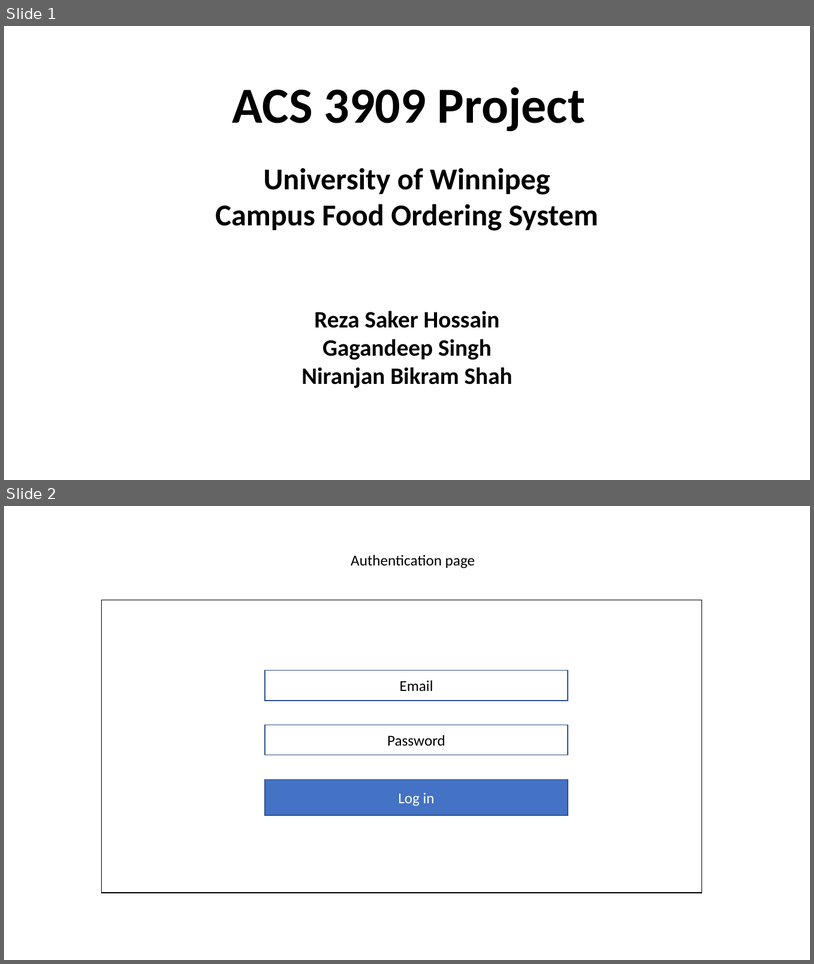
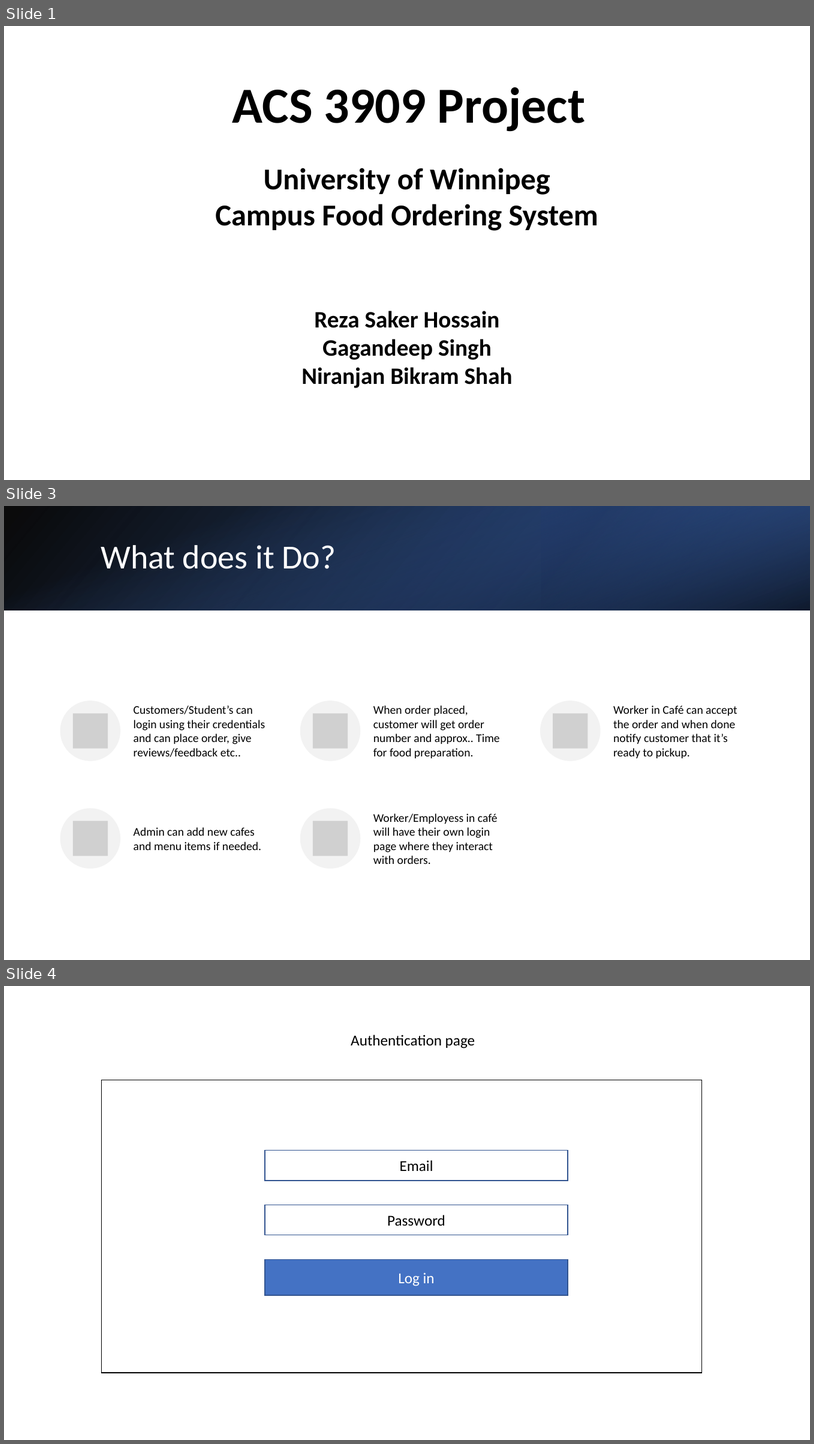
Before and after one commit to sNirajan/CFOS, a slide deck: ACS_3909_ProjectPPT.pptx. Shown one above the other, each under a label of ours: slides 1 and 2 before the commit, slides 1, 3 and 4 after it; the slides between them are not shown. The pictures are 814x964 and 814x1444 pixels, drawn with LibreOffice and Linux fonts; fonts in the diff are those of the drawing; grey boxes stand for pictures. Boxes give left, top, right and bottom in pixels: in the first picture for what was removed or moved away, otherwise in the second. Text is boxed around its words. In the diff, an @@ line names an element or a change of style, - is before the commit and + after.

```diff
--- a/ACS_3909_ProjectPPT.pptx
+++ b/ACS_3909_ProjectPPT.pptx
@@ slide 3 added at [4, 506, 810, 960], background #FFFFFF @@
@@ rectangle added at [4, 506, 810, 610], fill gradient #000000 to #2F5597 @@
@@ rectangle added at [4, 507, 810, 610], fill gradient #4472C4 to #000000 @@
@@ rectangle added at [542, 506, 810, 610], fill gradient #203864 to #4472C4 @@
@@ title added at [101, 545, 336, 569], 40 pt, text #FFFFFF @@
+What does it Do?
@@ group added at [60, 701, 737, 868]: 5 ellipses, 5 pictures, 5 texts @@
+Customers/Student’s can login using their credentials and can place order, give reviews/feedback etc..
+When order placed, customer will get order number and approx.. Time for food preparation.
+Worker in Café can accept the order and when done notify customer that it’s ready to pickup.
+Admin can add new cafes and menu items if needed.
+Worker/Employess in café will have their own login page where they interact with orders.
@@ what was slide 2 is now slide 4 @@
```
Also in this commit, not shown: 2 slides changed, 1 other slide added, 1 slide removed.
